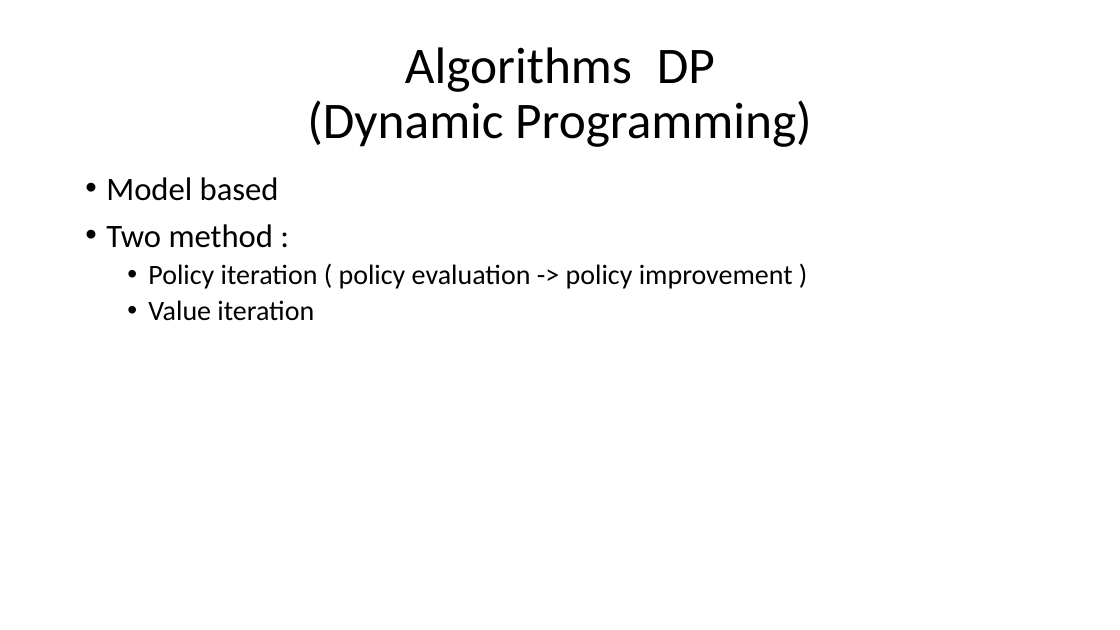
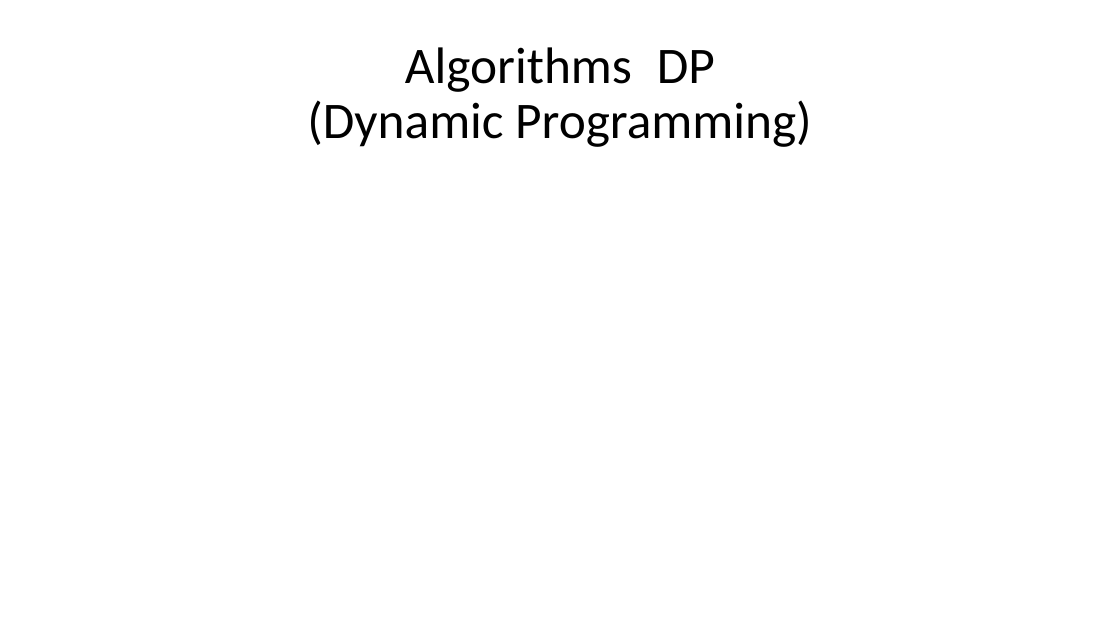
Before and after one commit to xfdywy/RL, a slide deck: slide 14 of FirstSeminar/firstseminar.pptx (slide 15 before the commit). Drawn at 1120x630 pixels with LibreOffice and Linux fonts; fonts in the diff are those of the drawing; grey boxes stand for pictures. Boxes give left, top, right and bottom in pixels: in the first picture for what was removed or moved away, otherwise in the second. Text is boxed around its words. In the diff, an @@ line names an element or a change of style, - is before the commit and + after.

```diff
--- a/FirstSeminar/firstseminar.pptx
+++ b/FirstSeminar/firstseminar.pptx
@@ text removed at <box>106,177,793,321</box> @@
-• Model based
-• Two method :
-  • Policy iteration ( policy evaluation -> policy improvement )
-  • Value iteration
```
Also in this commit, not shown: 12 other slides changed, 9 slides added, 3 slides removed, 1 other file.
